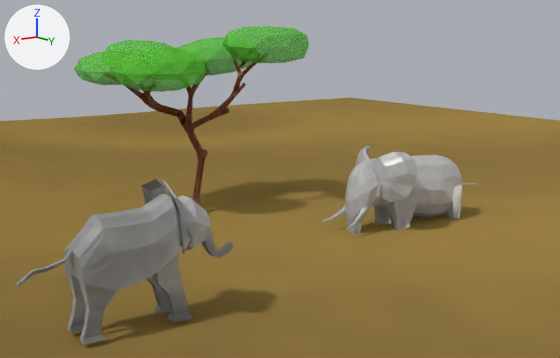
The Blender file models/scene/savanna_with_textures_sneez.blend: old version first, new version second.
The view is the same before and after, from a camera (50 mm lens) standing at (12.46, 20.89, 6.18) and looking at (-1.07, 1.66, 1.64). Arrows for +X, +Y and +Z are at upper left; the lights stay in place.

In view in the first picture: 'Plane', 'elephant-model', 'leafs', 'leafs2', 'leafs3', 'leafs4', 'leafs5', 'słoń.002', 'trunk'.
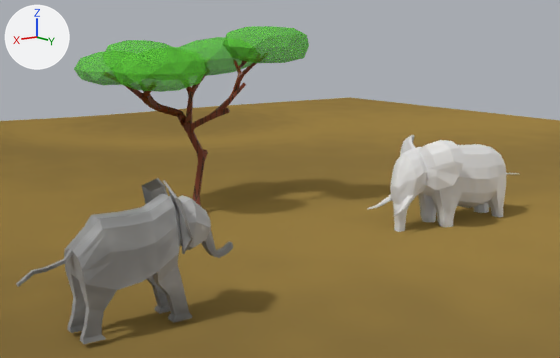
What the commit changed:
me_plane_003 has 888 vertices, 870 faces and spans x -1.52..2.16, y -2.64..3.68, z -1.28..1.28.
me_plane_003 no longer uses material mat_small_elephant.
Object 'słoń.002' (ob_słoń_002) moves from (-4.62, 3.14, 1.04) to (-5.93, 3.82, 1.37).
Object 'słoń.002' (ob_słoń_002) turns from (-90, 93, 0) to (-90, 93, -1.4) degrees about x, y and z.

Location of each change, [x1, y1, x2, y2] in pixels of the pictures (560 x 358 px):
'słoń.002', recoloured, moved, turned: before [322, 146, 476, 234]; after [367, 135, 519, 232]
